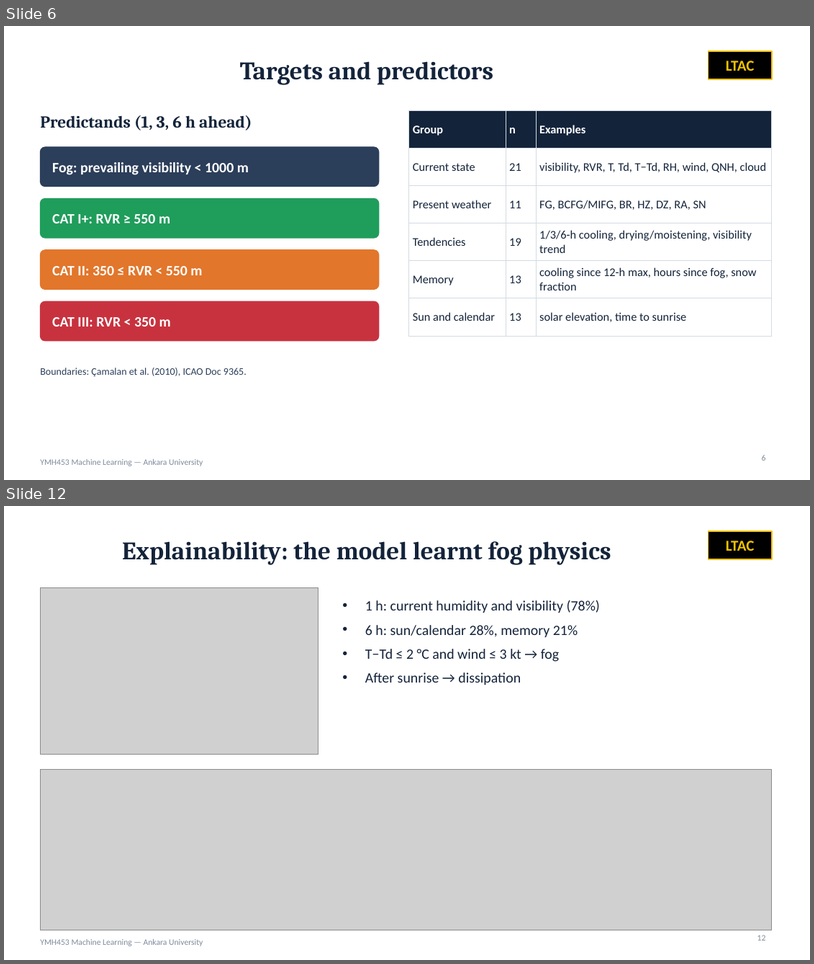
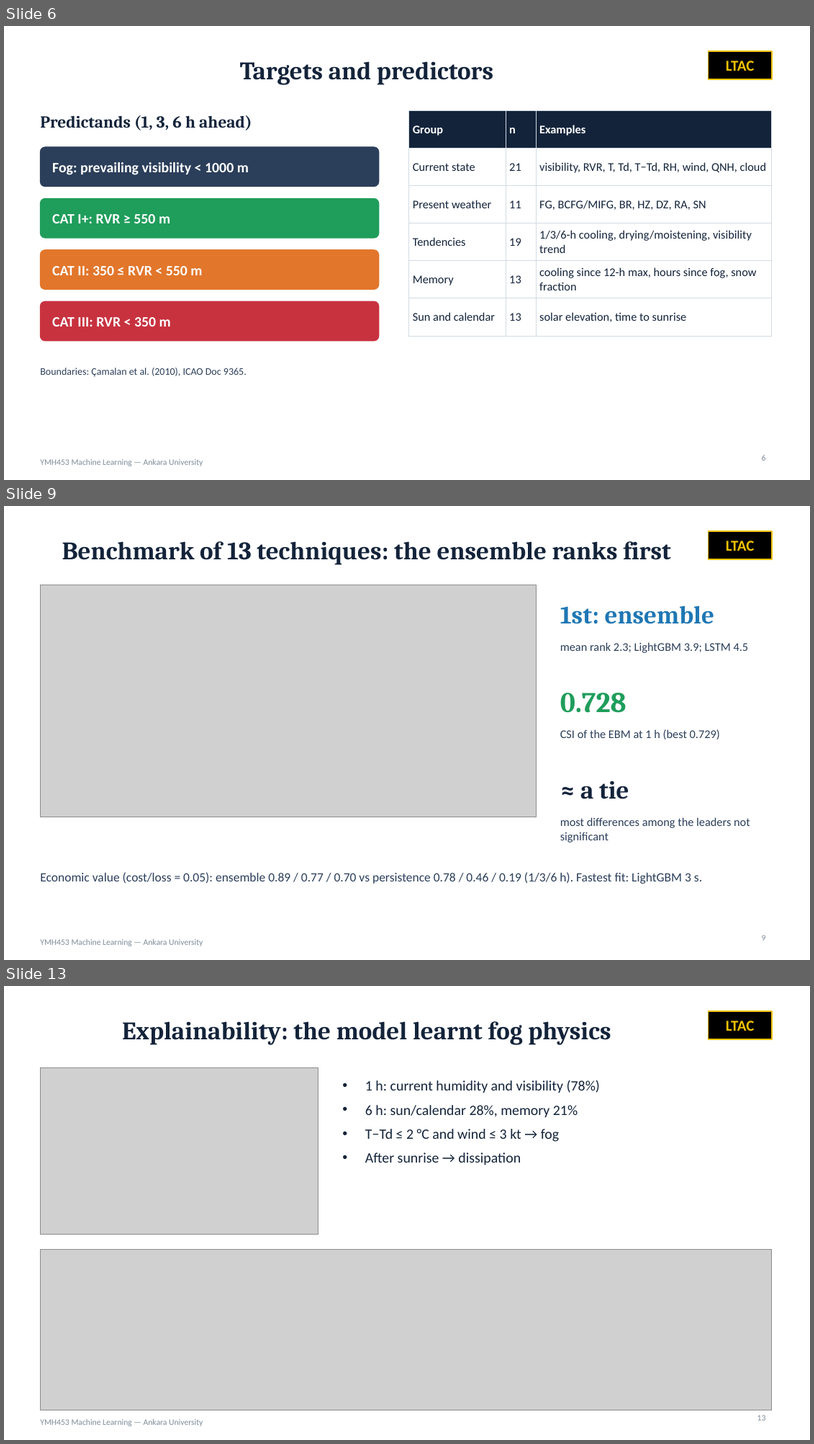
Before and after one commit to AtaSakik/esenboga-fog-nowcasting, a slide deck: presentation/Esenboga_Presentation_EN.pptx. Shown one above the other, each under a label of ours: slides 6 and 12 before the commit, slides 6, 9 and 13 after it; the slides between them are not shown. The pictures are 814x964 and 814x1444 pixels, drawn with LibreOffice and Linux fonts; fonts in the diff are those of the drawing; grey boxes stand for pictures. Boxes give left, top, right and bottom in pixels: in the first picture for what was removed or moved away, otherwise in the second. Text is boxed around its words. In the diff, an @@ line names an element or a change of style, - is before the commit and + after.

Commit message:
Update the presentations with the benchmark of thirteen techniques
Add a benchmark slide, list the thirteen techniques, refresh the results, TREND,
onset, ILS and conclusion slides, and state that the analog forecast is the one
technique not significantly better than persistence at 1 h (papers and README too).

```diff
--- a/presentation/Esenboga_Presentation_EN.pptx
+++ b/presentation/Esenboga_Presentation_EN.pptx
@@ slide 9 added at [4,506,810,960], background #FFFFFF; not listed: 3 template elements that a slide beside it also shows @@
@@ title added at [62,541,671,565], 30 pt, text #13233A, bold @@
+Benchmark of 13 techniques: the ensemble ranks first
@@ picture added at [40,584,536,817] @@
@@ text added at [561,605,715,624], 30 pt, text #1F77B4, bold @@
+1st: ensemble
@@ text added at [561,642,749,653], 14 pt, text #2B3E5A @@
+mean rank 2.3; LightGBM 3.9; LSTM 4.5
@@ text added at [561,692,627,713], 34 pt, text #1F9D5B, bold @@
+0.728
@@ text added at [561,729,720,739], 14 pt, text #2B3E5A @@
+CSI of the EBM at 1 h (best 0.729)
@@ text added at [581,781,629,799], 30 pt, text #13233A, bold @@
+≈ a tie
@@ text added at [561,817,751,842], 14 pt, text #2B3E5A @@
+most differences among the leaders not significant
@@ text added at [40,872,702,883], 15 pt, text #2B3E5A @@
+Economic value (cost/loss = 0.05): ensemble 0.89 / 0.77 / 0.70 vs persistence 0.78 / 0.46 / 0.19 (1/3/6 h). Fastest fit: LightGBM 3 s.
@@ page number added at [762,934,766,940], 10 pt, text #7F8C9A @@
+9
@@ what was slide 12 is now slide 13 @@
```
Also in this commit, not shown: 7 slides changed, 9 other files.
